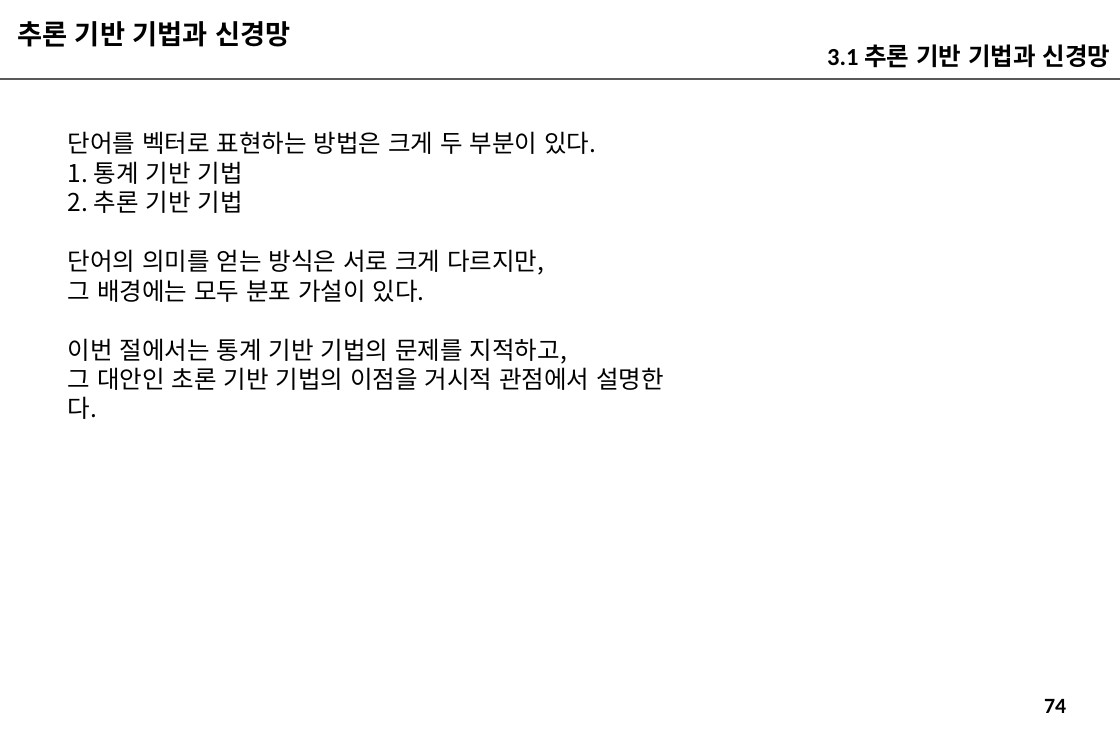
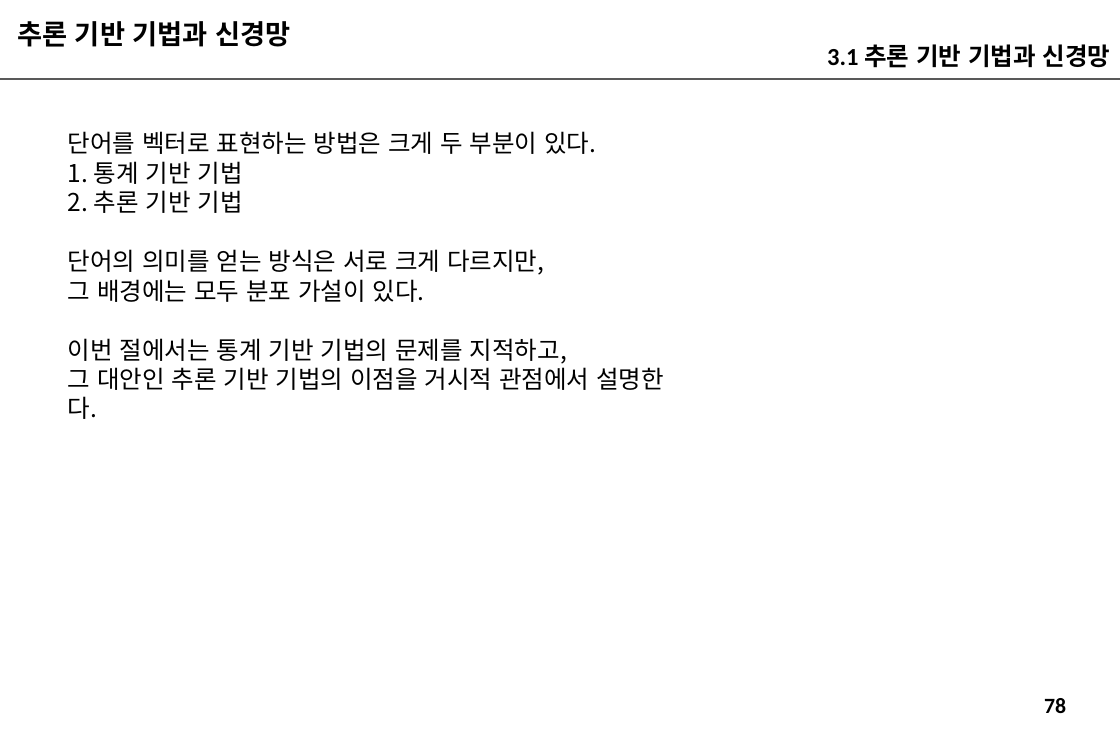
Before and after one commit to imguru-mooc/deep_learning_nlp, a slide deck: slide 78 of 인공지능_자연어처리_2_판서.pptx (slide 74 before the commit). Drawn at 1120x736 pixels with LibreOffice and Linux fonts; fonts in the diff are those of the drawing. Boxes give left, top, right and bottom in pixels: in the first picture for what was removed or moved away, otherwise in the second. Text is boxed around its words. In the diff, an @@ line names an element or a change of style, - is before the commit and + after.

```diff
--- a/인공지능_자연어처리_2_판서.pptx
+++ b/인공지능_자연어처리_2_판서.pptx
@@ text at <box>68,363,664,390</box>: text changed @@
-그 대안인 초론 기반 기법의 이점을 거시적 관점에서 설명한다.
+그 대안인 추론 기반 기법의 이점을 거시적 관점에서 설명한다.
@@ page number at <box>1044,698,1066,713</box>: text changed @@
-74
+78
```
Also in this commit, not shown: 4 other slides changed, 7 slides added.
